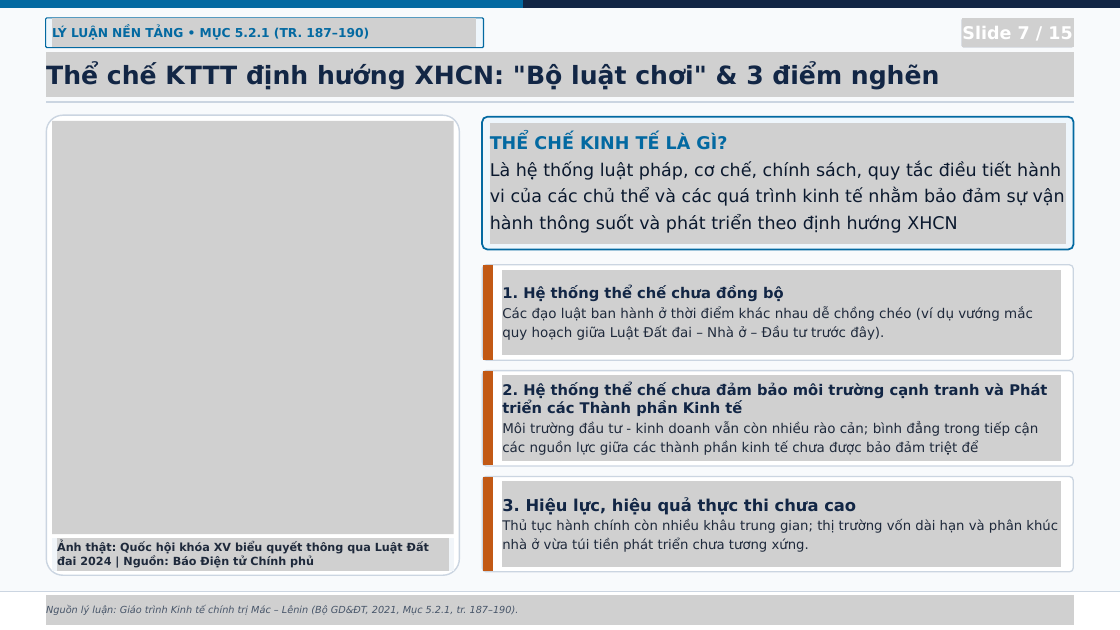
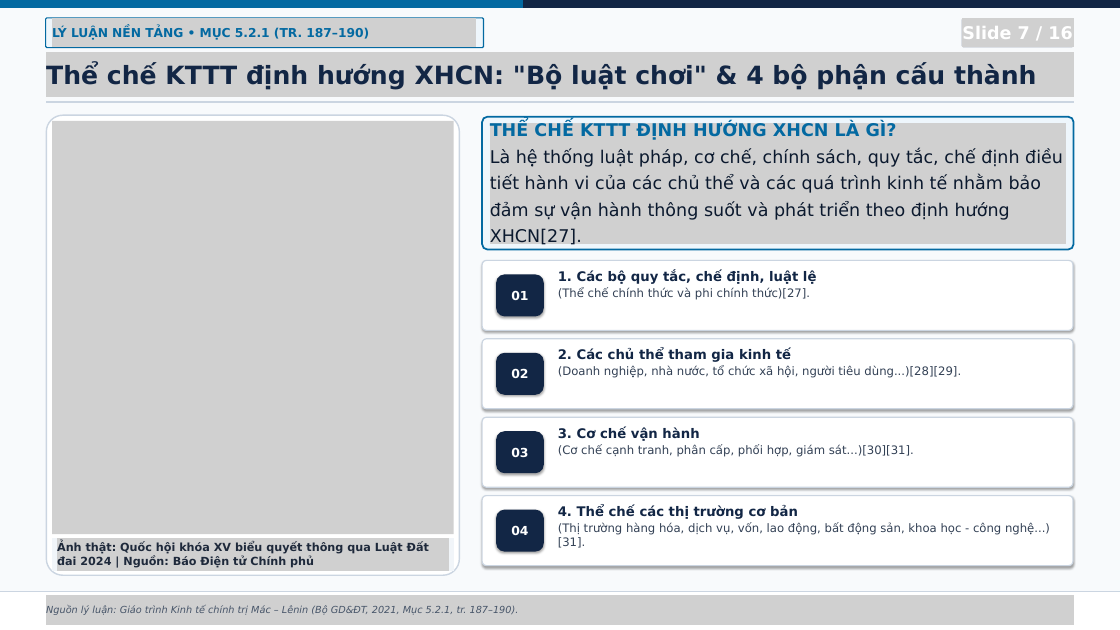
Before and after one commit to tungtung801/MLN122, a slide deck: slide 7 of MLN122_Nom4_KTTT_DinhHuong_XHCN.pptx. Drawn at 1120x630 pixels with LibreOffice and Linux fonts; fonts in the diff are those of the drawing; grey boxes stand for pictures. Boxes give left, top, right and bottom in pixels: in the first picture for what was removed or moved away, otherwise in the second. Text is boxed around its words. In the diff, an @@ line names an element or a change of style, - is before the commit and + after.

Commit message:
FIX SLIDE

```diff
--- a/MLN122_Nom4_KTTT_DinhHuong_XHCN.pptx
+++ b/MLN122_Nom4_KTTT_DinhHuong_XHCN.pptx
@@ text at [962, 26, 1072, 39]: text changed @@
-Slide 7 / 15
+Slide 7 / 16
@@ text at [46, 63, 1036, 90]: text changed @@
-Thể chế KTTT định hướng XHCN: "Bộ luật chơi" & 3 điểm nghẽn
+Thể chế KTTT định hướng XHCN: "Bộ luật chơi" & 4 bộ phận cấu thành
@@ text at [490, 123, 1063, 246]: text changed @@
-THỂ CHẾ KINH TẾ LÀ GÌ?
-Là hệ thống luật pháp, cơ chế, chính sách, quy tắc điều tiết hành vi của các chủ thể và các quá trình kinh tế nhằm bảo đảm sự vận hành thông suốt và phát triển theo định hướng XHCN
+THỂ CHẾ KTTT ĐỊNH HƯỚNG XHCN LÀ GÌ?
+Là hệ thống luật pháp, cơ chế, chính sách, quy tắc, chế định điều tiết hành vi của các chủ thể và các quá trình kinh tế nhằm bảo đảm sự vận hành thông suốt và phát triển theo định hướng XHCN[27].
@@ freeform shape removed at [482, 265, 1073, 360] @@
@@ rounded rectangle added at [482, 260, 1073, 330], fill #FFFFFF, outline #CBD5E1 1.5 pt @@
@@ freeform shape removed at [483, 265, 493, 360] @@
@@ rounded rectangle added at [496, 274, 544, 316], fill #122645, 16 pt, text #FFFFFF, bold @@
+01
@@ picture removed at [502, 270, 1061, 356] @@
@@ text removed at [502, 286, 1033, 340] @@
-1. Hệ thống thể chế chưa đồng bộ
-Các đạo luật ban hành ở thời điểm khác nhau dễ chồng chéo (ví dụ vướng mắc quy hoạch giữa Luật Đất đai – Nhà ở – Đầu tư trước đây).
@@ text added at [558, 270, 816, 300], 15 pt, text #334155 @@
+1. Các bộ quy tắc, chế định, luật lệ
+(Thể chế chính thức và phi chính thức)[27].
@@ rounded rectangle added at [482, 339, 1073, 409], fill #FFFFFF, outline #CBD5E1 1.5 pt @@
@@ rounded rectangle added at [496, 353, 544, 395], fill #122645, 16 pt, text #FFFFFF, bold @@
+02
@@ text added at [558, 349, 961, 378], 15 pt, text #334155 @@
+2. Các chủ thể tham gia kinh tế
+(Doanh nghiệp, nhà nước, tổ chức xã hội, người tiêu dùng...)[28][29].
@@ freeform shape removed at [482, 371, 1073, 466] @@
@@ freeform shape removed at [483, 371, 493, 465] @@
@@ picture removed at [502, 376, 1061, 461] @@
@@ text removed at [502, 383, 1047, 455] @@
-2. Hệ thống thể chế chưa đảm bảo môi trường cạnh tranh và Phát triển các Thành phần Kinh tế
-Môi trường đầu tư - kinh doanh vẫn còn nhiều rào cản; bình đẳng trong tiếp cận các nguồn lực giữa các thành phần kinh tế chưa được bảo đảm triệt để
@@ rounded rectangle added at [482, 417, 1073, 487], fill #FFFFFF, outline #CBD5E1 1.5 pt @@
@@ rounded rectangle added at [496, 431, 544, 473], fill #122645, 16 pt, text #FFFFFF, bold @@
+03
@@ text added at [558, 427, 914, 457], 15 pt, text #334155 @@
+3. Cơ chế vận hành
+(Cơ chế cạnh tranh, phân cấp, phối hợp, giám sát...)[30][31].
@@ freeform shape removed at [482, 477, 1073, 572] @@
@@ freeform shape removed at [483, 477, 493, 571] @@
@@ rounded rectangle added at [482, 496, 1073, 566], fill #FFFFFF, outline #CBD5E1 1.5 pt @@
@@ picture removed at [502, 482, 1061, 567] @@
@@ text removed at [502, 497, 1058, 552] @@
-3. Hiệu lực, hiệu quả thực thi chưa cao
-Thủ tục hành chính còn nhiều khâu trung gian; thị trường vốn dài hạn và phân khúc nhà ở vừa túi tiền phát triển chưa tương xứng.
@@ text added at [558, 505, 1050, 548], 15 pt, text #334155 @@
+4. Thể chế các thị trường cơ bản
+(Thị trường hàng hóa, dịch vụ, vốn, lao động, bất động sản, khoa học - công nghệ...)[31].
@@ rounded rectangle added at [496, 510, 544, 552], fill #122645, 16 pt, text #FFFFFF, bold @@
+04
```
Also in this commit, not shown: 13 other slides changed, 1 slide added.
